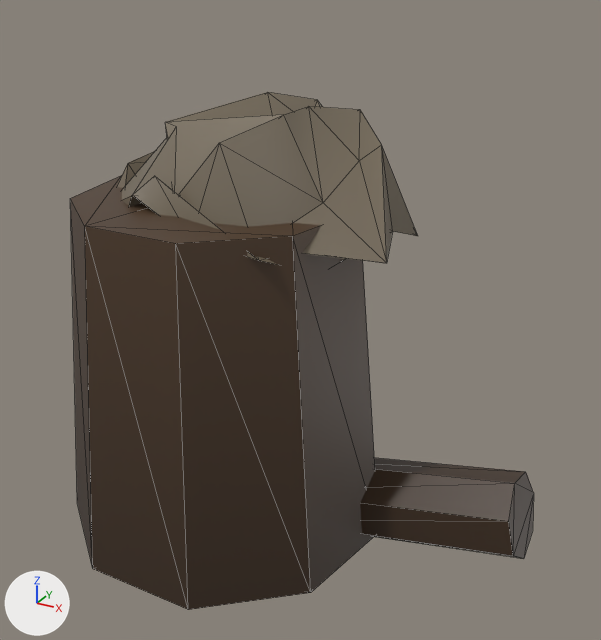
Two versions of the glTF model assets/models/prop_stump.glb, one commit apart.
Camera for both pictures: a 50 mm lens placed at (1.14, -1.652, 1.524), pointed at (0.214, 0.032, 0.682). Every picture has the same lights, and +X, +Y and +Z are marked at lower left. The older version comes first. Mesh edges are drawn as thin lines. Vertices at exactly the same position are counted once.

The older version as bpy lines, for what is in view:
```python
me_prop = bpy.data.meshes.new('prop')
me_prop.from_pydata(...)  # 74 vertices, 136 faces; spans x -0.433..0.825, y -0.413..0.465, z 0.0..1.198
me_prop.materials.append(mat_defaultmaterial)
ob_prop = bpy.data.objects.new('prop', me_prop)
ob_prop.location = (0.0, 0.0, 0.0)
```
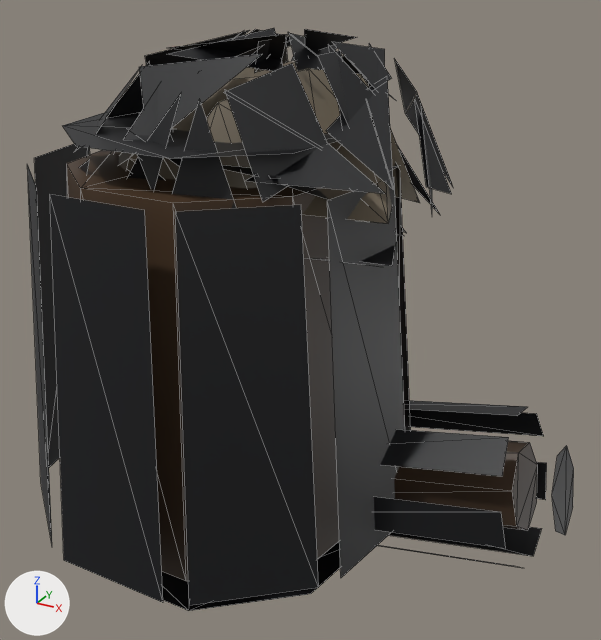
Where the change shows, as pixel boxes [x1, y1, x2, y2] in the pictures (601 x 640 px; the box of a moved part takes in the faces that stretch with it):
'prop', reshaped (18% wider, 13% taller)
    before: [71, 92, 534, 610]
    after: [27, 28, 574, 611]
part 1 of me_prop, moved or reshaped
    before: [71, 175, 375, 610]
    after: [67, 150, 339, 582]
part 2 of me_prop, moved or reshaped
    before: [117, 92, 418, 265]
    after: [114, 62, 420, 224]
part 3 of me_prop, moved or reshaped
    before: [360, 458, 534, 559]
    after: [394, 441, 537, 531]
part 4 of me_prop, added
    after: [27, 28, 574, 611]

The change in detail:
me_prop is used by ob_prop; location (0.0, 0.0, 0.0).
me_prop had 74 vertices, 136 faces and spanned x -0.433..0.825, y -0.413..0.465, z 0.0..1.198.
me_prop now has 410 vertices, 272 faces and spans x -0.522..0.913, y -0.503..0.547, z 0.0..1.367.
me_prop part 1: the loose piece of 18 vertices spanning x -0.433..0.433, y -0.413..0.44, z 0.078..0.978 is moved by (0.0, 0.0, 0.086).
me_prop part 2: the loose piece of 42 vertices spanning x -0.302..0.502, y -0.256..0.465, z 0.827..1.198 is moved by (0.0, 0.0, 0.086).
me_prop part 3: the loose piece of 14 vertices spanning x 0.095..0.825, y 0.001..0.21, z 0.0..0.355 is moved by (0.0, 0.0, 0.086).
me_prop part 4: 336 vertices added at x -0.522..0.913, y -0.503..0.547, z 0.0..1.367.
